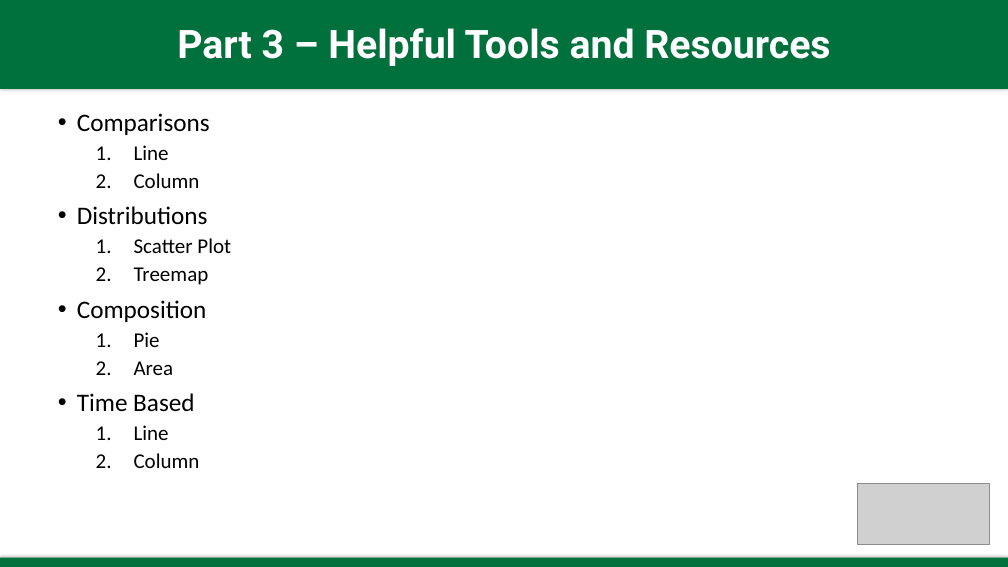
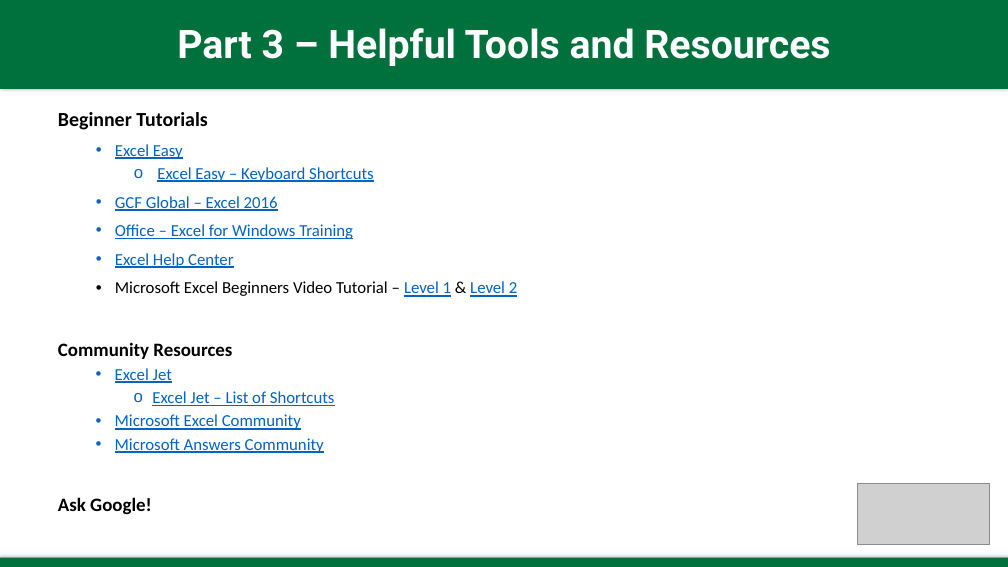
Before and after one commit to joshapeterson/excelbasics1, a slide deck: slide 10 of Presentation_Excel-Basics-Workshop_PT1.pptx. Drawn at 1008x567 pixels with LibreOffice and Linux fonts; fonts in the diff are those of the drawing; grey boxes stand for pictures. Boxes give left, top, right and bottom in pixels: in the first picture for what was removed or moved away, otherwise in the second. Text is boxed around its words. In the diff, an @@ line names an element or a change of style, - is before the commit and + after.

```diff
--- a/Presentation_Excel-Basics-Workshop_PT1.pptx
+++ b/Presentation_Excel-Basics-Workshop_PT1.pptx
@@ text at (58,112,517,515): text changed; size 20 to 16 pt; text colour #000000 to #0563C1 @@
-• Comparisons
-  1. Line
-  2. Column
-• Distributions
-  1. Scatter Plot
-  2. Treemap
-• Composition
-  1. Pie
-  2. Area
-• Time Based
-  1. Line
-  2. Column
+Beginner Tutorials
+• Excel Easy
+    o Excel Easy – Keyboard Shortcuts
+• GCF Global – Excel 2016
+• Office – Excel for Windows Training
+• Excel Help Center
+• Microsoft Excel Beginners Video Tutorial – Level 1 & Level 2
+Community Resources
+  • Excel Jet
+    o Excel Jet – List of Shortcuts
+  • Microsoft Excel Community
+  • Microsoft Answers Community
+Ask Google!
```
Also in this commit, not shown: 2 other slides changed, 2 slides added, 1 slide removed, 2 other files.
